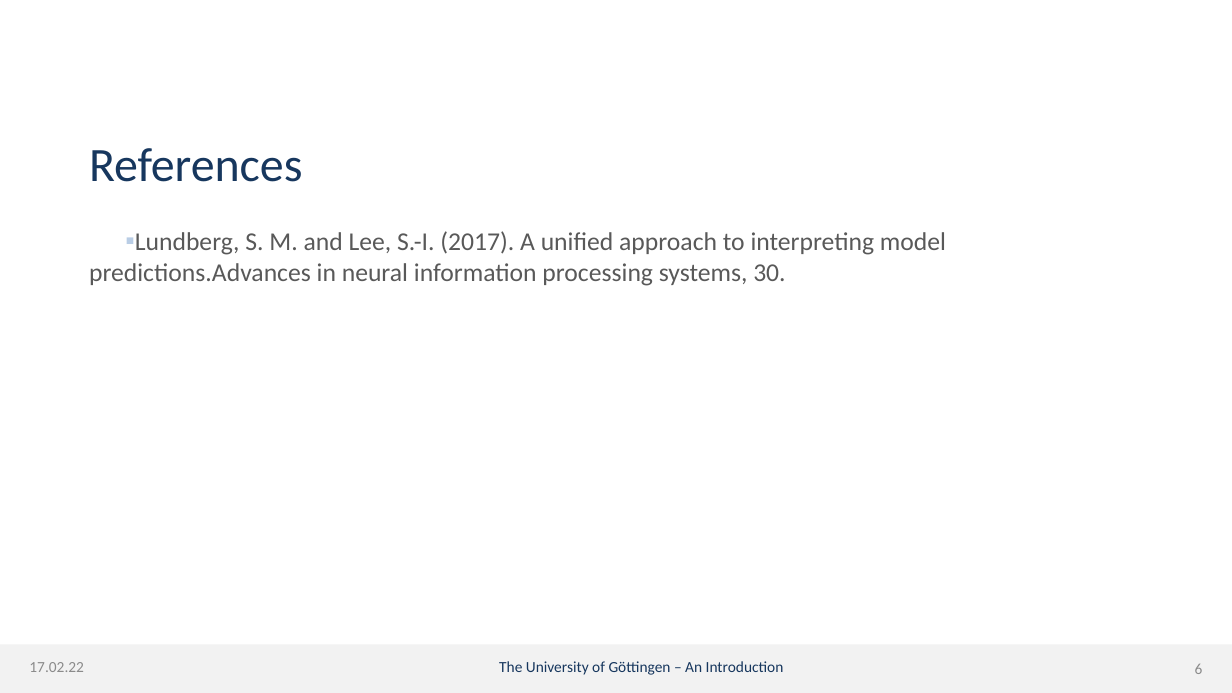
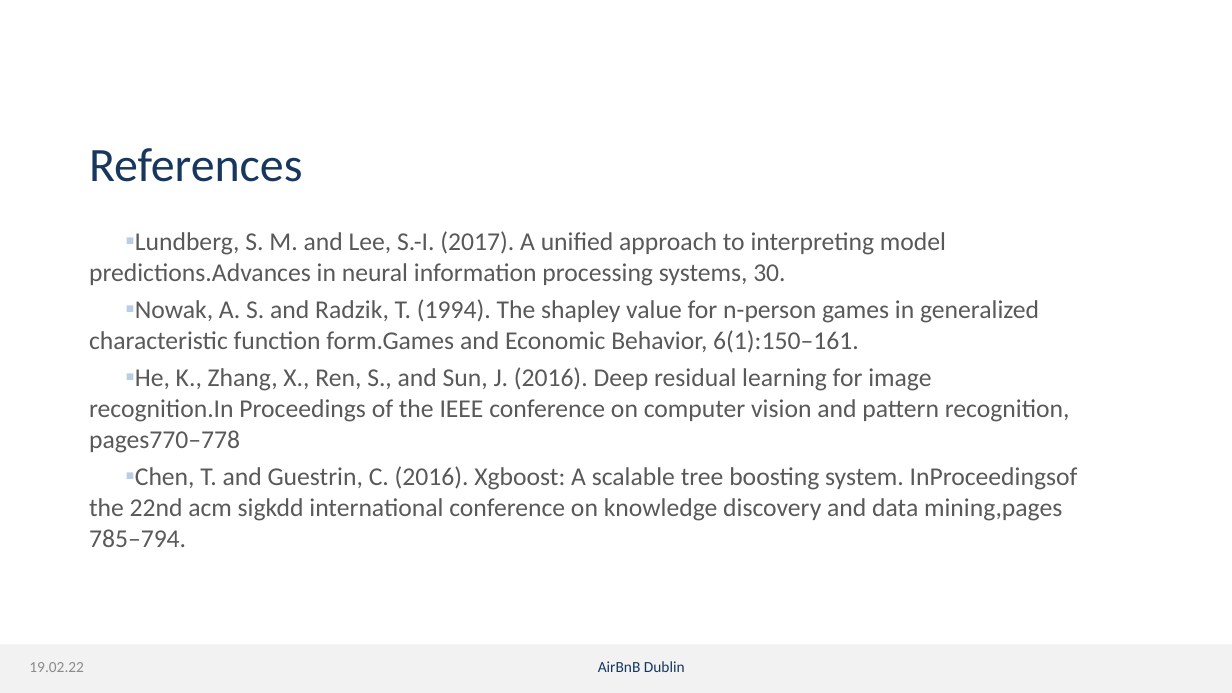
Before and after one commit to dmnk1308/DubAir, a slide deck: slide 18 of Präsi.pptx (slide 6 before the commit). Drawn at 1232x693 pixels with LibreOffice and Linux fonts; fonts in the diff are those of the drawing; background and template pictures are left out. Boxes give left, top, right and bottom in pixels: in the first picture for what was removed or moved away, otherwise in the second. Text is boxed around its words. In the diff, an @@ line names an element or a change of style, - is before the commit and + after.

```diff
--- a/Präsi.pptx
+++ b/Präsi.pptx
@@ text at [89, 299, 1078, 547]: paragraphs added @@
+▪ Nowak, A. S. and Radzik, T. (1994). The shapley value for n-person games in generalized characteristic function form.Games and Economic Behavior, 6(1):150–161.
+▪ He, K., Zhang, X., Ren, S., and Sun, J. (2016). Deep residual learning for image recognition.In Proceedings of the IEEE conference on computer vision and pattern recognition, pages770–778
+▪ Chen, T. and Guestrin, C. (2016). Xgboost: A scalable tree boosting system. InProceedingsof the 22nd acm sigkdd international conference on knowledge discovery and data mining,pages 785–794.
@@ text at [29, 662, 84, 672]: text changed @@
-17.02.22
+19.02.22
@@ text at [598, 661, 685, 672]: text changed @@
-The University of Göttingen – An Introduction
+AirBnB Dublin
@@ page number removed at [1195, 664, 1203, 674] @@
-6
```
Also in this commit, not shown: 4 other slides changed, 13 slides added, 2 slides removed.
